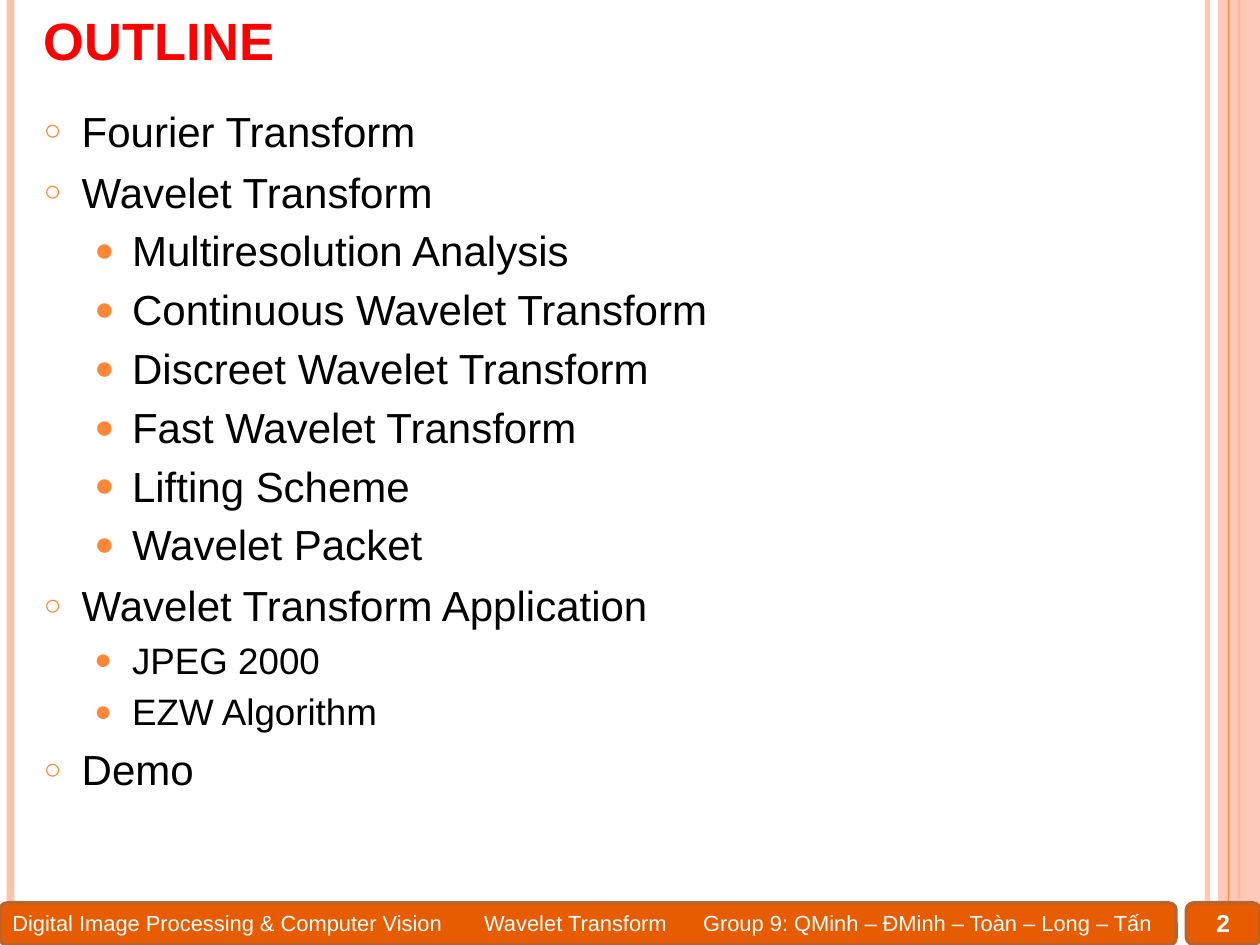
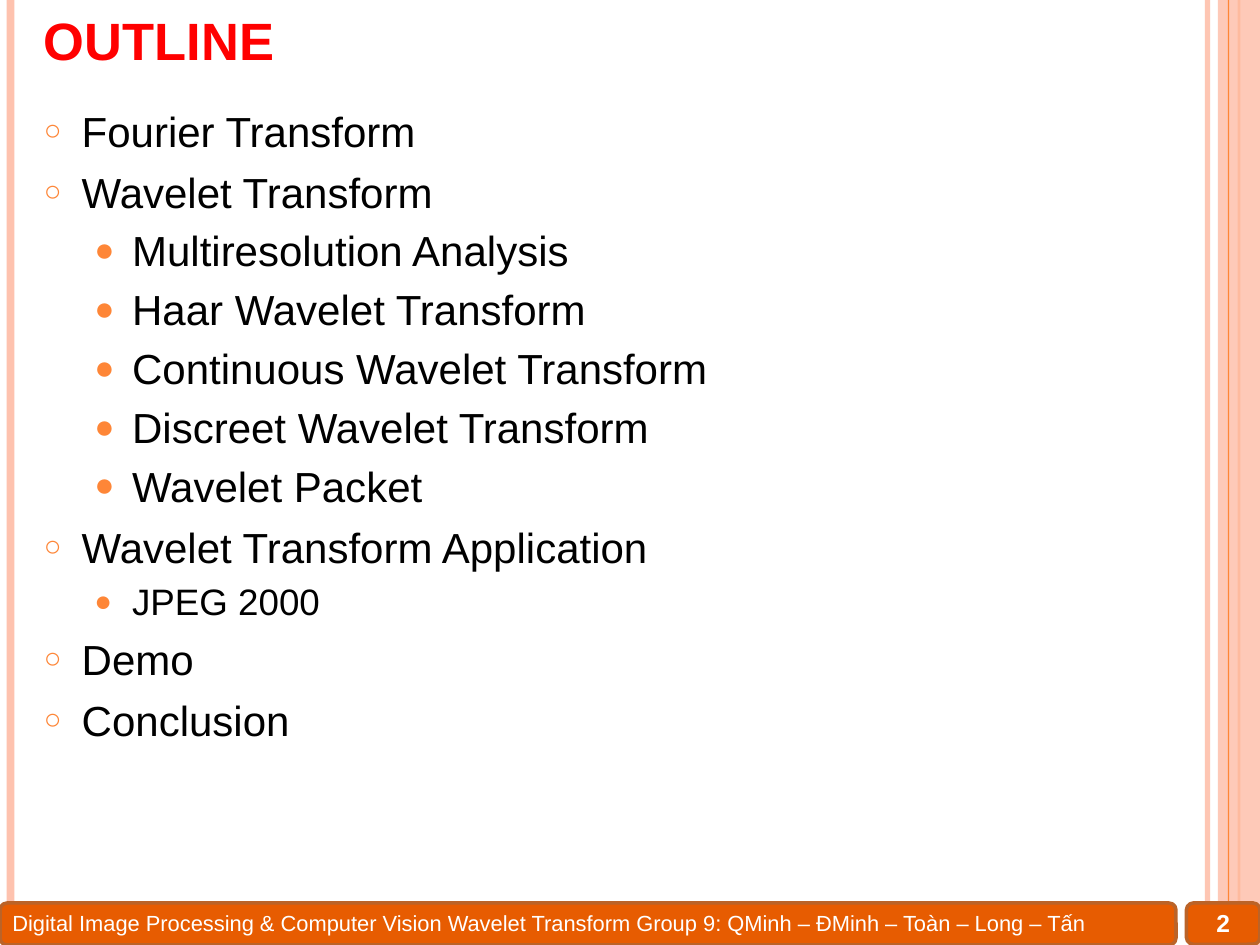
Before and after one commit to Alex7Huynh/dip-g9, a slide deck: slide 2 of 6. PPT/Wavelet transform.pptx. Drawn at 1260x945 pixels with LibreOffice and Linux fonts; fonts in the diff are those of the drawing. Boxes give left, top, right and bottom in pixels: in the first picture for what was removed or moved away, otherwise in the second. Text is boxed around its words. In the diff, an @@ line names an element or a change of style, - is before the commit and + after.

```diff
--- a/6. PPT/Wavelet transform.pptx
+++ b/6. PPT/Wavelet transform.pptx
@@ text at <box>132,294,586,326</box>: paragraph added @@
+  ● Haar Wavelet Transform
@@ text at <box>132,412,576,510</box>: paragraphs removed @@
-  ● Fast Wavelet Transform
-  ● Lifting Scheme
@@ text at <box>82,705,290,737</box>: paragraph added @@
+○ Conclusion
@@ text at <box>132,698,377,732</box>: paragraph removed @@
-  ● EZW Algorithm
@@ text "Digital Image Processing & Computer ..." rewrapped from <box>12,914,1152,935</box> to <box>12,914,1085,935</box> @@
```
Also in this commit, not shown: 20 other slides changed, 12 slides added, 17 slides removed, 1 other file.
